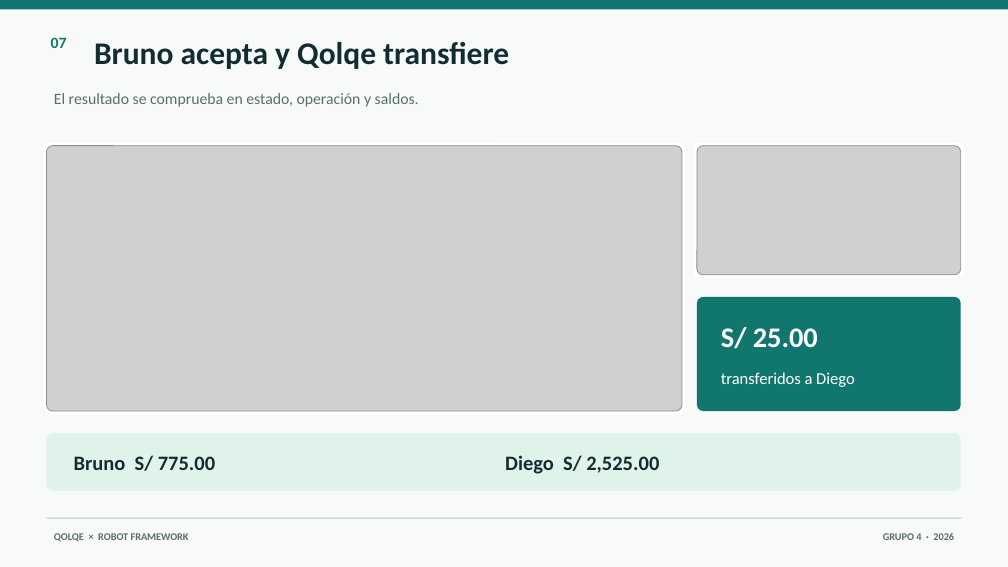
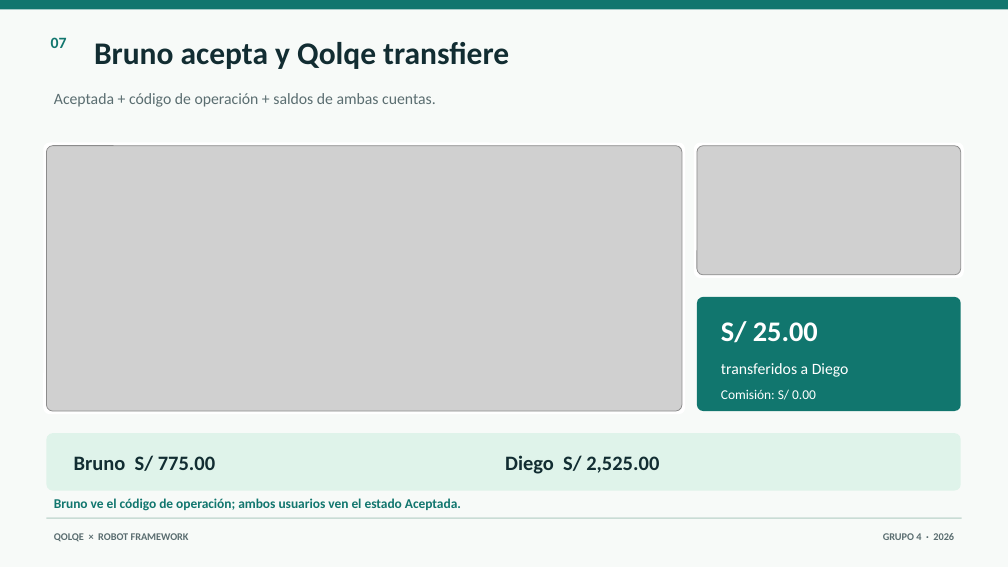
Before and after one commit to Joharjbe/qolqe-wallet, a slide deck: slide 7 of docs/Presentacion_Robot_Framework_G4_visual.pptx. Drawn at 1008x567 pixels with LibreOffice and Linux fonts; fonts in the diff are those of the drawing; grey boxes stand for pictures. Boxes give left, top, right and bottom in pixels: in the first picture for what was removed or moved away, otherwise in the second. Text is boxed around its words. In the diff, an @@ line names an element or a change of style, - is before the commit and + after.

Commit message:
Align visible slide text with presentation script

```diff
--- a/docs/Presentacion_Robot_Framework_G4_visual.pptx
+++ b/docs/Presentacion_Robot_Framework_G4_visual.pptx
@@ text at box(54, 93, 436, 107): text changed @@
-El resultado se comprueba en estado, operación y saldos.
+Aceptada + código de operación + saldos de ambas cuentas.
@@ text "S/ 25.00": place and size @@
-text "S/ 25.00" at box(721, 327, 818, 349)
+text "S/ 25.00" at box(721, 321, 818, 343)
@@ text "transferidos a Diego": place and size @@
-text "transferidos a Diego" at box(721, 372, 855, 387)
+text "transferidos a Diego" at box(721, 363, 849, 377)
@@ text "transferidos a Diego" at box(721, 363, 849, 377): size 15.8 to 15 pt @@
@@ text added at box(721, 389, 816, 400), 12.8 pt, text #FFFFFF @@
+Comisión: S/ 0.00
@@ text added at box(54, 498, 461, 511), 12.8 pt, text #11766E, bold @@
+Bruno ve el código de operación; ambos usuarios ven el estado Aceptada.
```
Also in this commit, not shown: 9 other slides changed, 1 other file.
